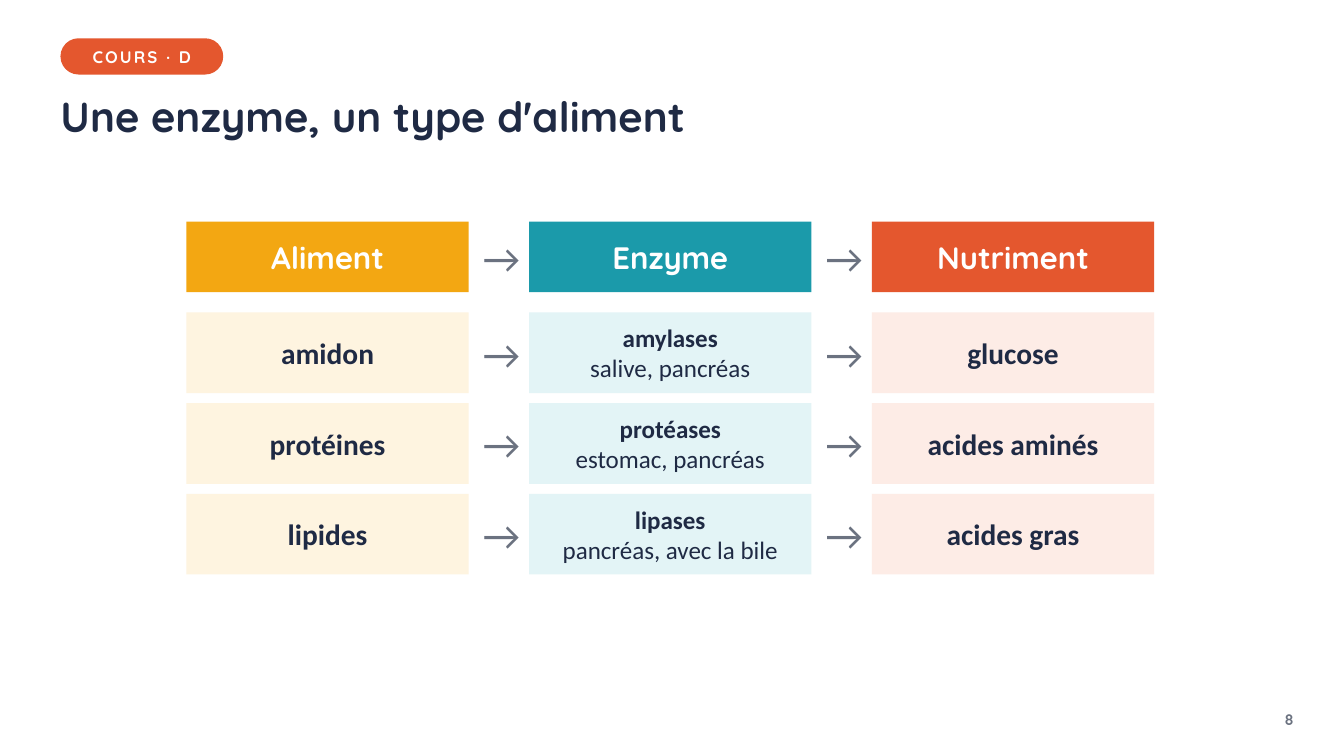
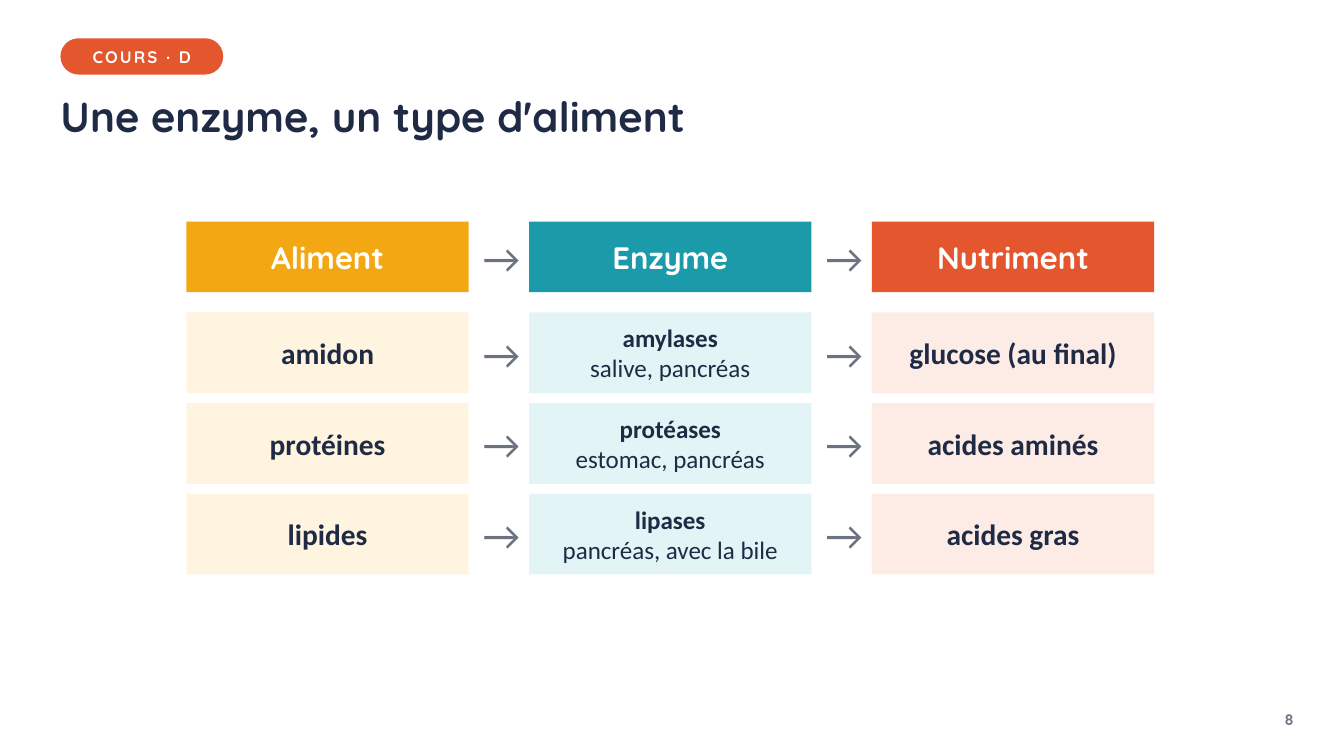
Before and after one commit to VinceIXIV/SVT-cour, a slide deck: slide 8 of cours/4e/S11-la-digestion-des-aliments-aux-nutriments/4e-S11-diaporama.pptx. Drawn at 1344x756 pixels with LibreOffice and Linux fonts; fonts in the diff are those of the drawing. Boxes give left, top, right and bottom in pixels: in the first picture for what was removed or moved away, otherwise in the second. Text is boxed around its words. In the diff, an @@ line names an element or a change of style, - is before the commit and + after.

```diff
--- a/cours/4e/S11-la-digestion-des-aliments-aux-nutriments/4e-S11-diaporama.pptx
+++ b/cours/4e/S11-la-digestion-des-aliments-aux-nutriments/4e-S11-diaporama.pptx
@@ text in rectangle at <box>909,342,1117,369</box>: text changed @@
-glucose
+glucose (au final)
```
Also in this commit, not shown: 53 other files.
